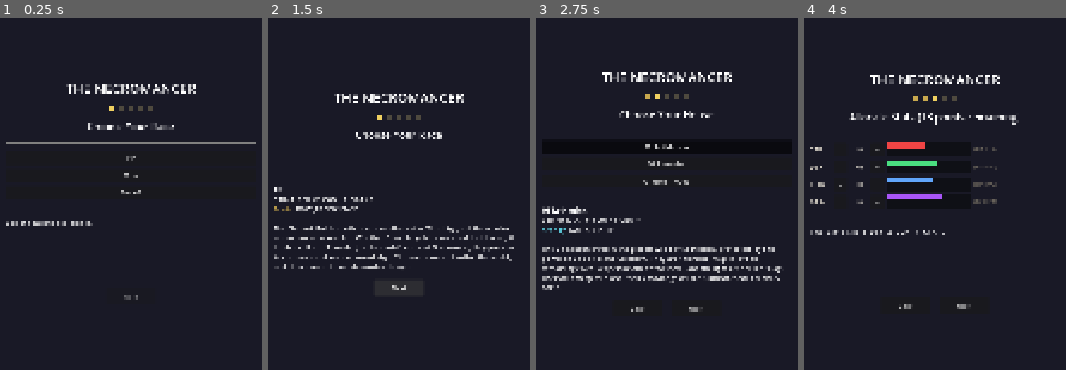
Above: before the commit, frames 1-4 (left to right).
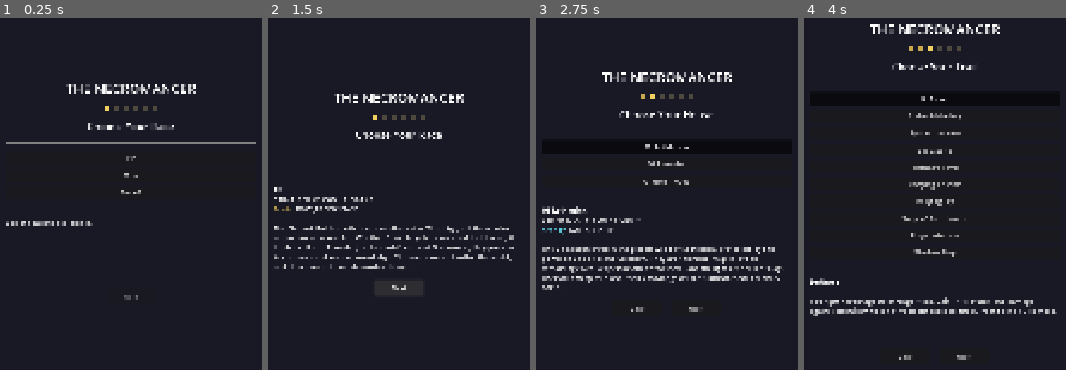
Above: after the commit, the same moments.

Repository: christopherkocurek/necromancer
Game: Godot game, scene res://scenes/main.tscn
Two runs of this game, one before a commit and one after it. Both use one fixed random seed, a clock stepped at 60 frames per second and the inputs below.
Inputs (mouse positions are in pixels of both pictures, inside the frame that each line leads up to):
- Up to frame 1 (0.25 s): no input
- Up to frame 2 (1.5 s): click "Elf" at 0.5 s; click "Next" at 1.25 s
- Up to frame 3 (2.75 s): click "Of Lothlorien" at 2 s
- Up to frame 4 (4 s): click "Next" at 2.75 s; click (935, 98) at 3.5 s, where only the run after the commit has a clickable "Defiance"

The runs differ from the first frame. In frame 1, 0.3% of the frame differs, in the area x 40-60%, y 25-27%; in frame 2, 0.3%; in frame 3, 0.3%; in frame 4, 8.2%, in the area x 2-97%, y 1-98%.

Commit message:
Phase 1: Hero Trait System - 10 traits with character creation
Add hero trait system with 10 selectable traits:
- Defiance: +1 attack/damage vs higher-depth enemies
- Ambush Mastery: extra damage die vs unaware enemies
- Light of the Eldar: +1 light radius, undead penalty in light
- Last Stand: +3 attack/damage/evasion below 25% HP
- Fortune's Favor: reroll one failed check per floor
- Undying Resolve: survive lethal damage once per run at 50% HP
- Rallying Cry: on kill, visible enemies lose morale
- Song of Banishment: start with Song of Banishment ability
- Forge Intuition: auto-identify items on pickup
- Shadow Step: teleport to unaware enemy once per floor

Implementation:
- data/trait.txt: 10 trait definitions (N/E/D format)
- DataManager: TraitData class, load_traits(), get_trait_by_name()
- character_creation.gd: New TRAIT stage between HOUSE and STATS
- player.gd: trait_name, trait_effect_id, per-floor resets,
  trait effect methods, Undying Resolve hooked into take_damage
- save_manager.gd: trait persistence in save files
- main.gd: _apply_trait() called during character creation

Co-Authored-By: Claude Opus 4.6 <noreply@anthropic.com>

Diff:
--- a/scripts/core/data_manager.gd
+++ b/scripts/core/data_manager.gd
@@ -9,6 +9,7 @@
 var abilities: Dictionary = {} # name -> AbilityData
 var races: Dictionary = {}     # name -> RaceData
 var houses: Dictionary = {}    # name -> HouseData
+var traits: Dictionary = {}    # name -> TraitData
 var terrain: Dictionary = {}   # char -> TerrainData
 var vaults: Array[VaultData] = []
 
@@ -27,6 +28,7 @@
 	load_abilities()
 	load_races()
 	load_houses()
+	load_traits()
 	load_vaults()
 	_validate_data()
 
@@ -588,6 +590,65 @@
 		houses[current_house.name] = current_house
 
 # ============================================================================
+# TRAIT PARSING
+# ============================================================================
+
+func load_traits() -> void:
+	var file := FileAccess.open(DATA_PATH + "trait.txt", FileAccess.READ)
+	if not file:
+		push_warning("No trait.txt found - traits disabled")
+		return
+
+	var current_trait: TraitData = null
+
+	while not file.eof_reached():
+		var line := file.get_line().strip_edges()
+		if line.is_empty() or line.begins_with("#") or line.begins_with("V:"):
+			continue
+
+		var parts := line.split(":")
+		if parts.size() < 2:
+			continue
+
+		var key := parts[0]
+		var value := ":".join(parts.slice(1))
+
+		match key:
+			"N":
+				if current_trait and current_trait.name != "":
+					traits[current_trait.name] = current_trait
+				current_trait = TraitData.new()
+				var n_parts := value.split(":")
+				if n_parts.size() >= 1:
+					current_trait.index = int(n_parts[0])
+				if n_parts.size() >= 2:
+					current_trait.name = n_parts[1]
+			"E":
+				if current_trait:
+					current_trait.effect_id = value.strip_edges()
+			"D":
+				if current_trait:
+					if current_trait.description.is_empty():
+						current_trait.description = value
+					else:
+						current_trait.description += " " + value
+
+	if current_trait and current_trait.name != "":
+		traits[current_trait.name] = current_trait
+
+func get_all_traits() -> Array:
+	return traits.values()
+
+func get_trait_by_name(trait_name: String) -> TraitData:
+	return traits.get(trait_name, null)
+
+func get_trait_by_index(index: int) -> TraitData:
+	for t in traits.values():
+		if t.index == index:
+			return t
+	return null
+
+# ============================================================================
 # TERRAIN PARSING
 # ============================================================================
 
@@ -769,8 +830,8 @@
 	print("Loaded %d monsters, %d items, %d artifacts, %d abilities" % [
 		monsters.size(), items.size(), artifacts.size(), abilities.size()
 	])
-	print("Loaded %d races, %d houses, %d vaults" % [
-		races.size(), houses.size(), vaults.size()
+	print("Loaded %d races, %d houses, %d traits, %d vaults" % [
+		races.size(), houses.size(), traits.size(), vaults.size()
 	])
 
 	# Spot-check critical content
@@ -1043,6 +1104,12 @@
 	var affinities: Array[String] = []
 	var description: String = ""
 
+class TraitData:
+	var index: int = 0
+	var name: String = ""
+	var effect_id: String = ""  # Code-facing identifier (e.g. "defiance")
+	var description: String = ""
+
 class TerrainData:
 	var index: int = 0
 	var name: String = ""
--- a/scripts/entities/player.gd
+++ b/scripts/entities/player.gd
@@ -9,6 +9,13 @@
 # Character creation
 @export var race_name: String = "Man"
 @export var house_name: String = ""
+@export var trait_name: String = ""
+var trait_effect_id: String = ""  # Code-facing ID from trait data (e.g. "defiance")
+
+# Trait state tracking
+var _trait_fortune_used: bool = false   # Fortune's Favor: once per floor
+var _trait_undying_used: bool = false    # Undying Resolve: once per run
+var _trait_shadow_step_used: bool = false # Shadow Step: once per floor
 
 # XP System (Sil-Q style - XP is currency for skills, no levels)
 const STARTING_XP: int = 5000
@@ -123,6 +130,7 @@
 	_init_ability_arrays()
 	_apply_racial_modifiers()
 	_setup_player_sprite()
+	EventBus.level_entered.connect(_on_level_entered)
 
 func _init_ability_arrays() -> void:
 	# Initialize ability tracking arrays (S_MAX x ABILITIES_MAX)
@@ -157,6 +165,9 @@
 	knocked_back = false
 	noise_this_turn = 0
 	was_attacked_this_turn = false
+
+func _on_level_entered(_depth: int) -> void:
+	reset_per_floor_traits()
 	attacked_this_turn = false
 	_vengeance_active = false
 	# Tick Fade bonus
@@ -209,6 +220,117 @@
 
 	# Recalculate derived stats
 	_recalculate_stats()
+
+# ============================================================================
+# HERO TRAIT SYSTEM
+# ============================================================================
+
+func _apply_trait() -> void:
+	if trait_name.is_empty():
+		return
+
+	var trait_data: DataManager.TraitData = DataManager.get_trait_by_name(trait_name)
+	if not trait_data:
+		return
+
+	trait_effect_id = trait_data.effect_id
+
+	# Trait-specific initialization
+	match trait_effect_id:
+		"song_of_banishment":
+			# Grant Song of Banishment ability regardless of Lore level
+			if innate_ability.size() > Constants.Skill.S_LOR:
+				if innate_ability[Constants.Skill.S_LOR].size() > Constants.LoreAbility.LOR_SONG_OF_BANISHMENT:
+					innate_ability[Constants.Skill.S_LOR][Constants.LoreAbility.LOR_SONG_OF_BANISHMENT] = true
+					active_ability[Constants.Skill.S_LOR][Constants.LoreAbility.LOR_SONG_OF_BANISHMENT] = true
+					have_ability[Constants.Skill.S_LOR][Constants.LoreAbility.LOR_SONG_OF_BANISHMENT] = true
+			GameManager.log_message("You know the Song of Banishment!", ThemeColors.ABILITY_LEARNED)
+
+	GameManager.log_message("Trait: %s" % trait_name, ThemeColors.PRIMARY)
+
+func reset_per_floor_traits() -> void:
+	## Called when entering a new floor to reset per-floor trait abilities.
+	_trait_fortune_used = false
+	_trait_shadow_step_used = false
+
+## Defiance: +1 attack/damage vs enemies whose native depth > current_depth + 3
+func get_defiance_bonus(monster: Entity) -> int:
+	if trait_effect_id != "defiance":
+		return 0
+	if not monster is Monster:
+		return 0
+	var m: Monster = monster
+	if not m.monster_data:
+		return 0
+	var current_depth: int = GameManager.current_depth if GameManager else 1
+	if m.monster_data.depth >= current_depth + 3:
+		return 1
+	return 0
+
+## Ambush Mastery: extra damage die vs unaware enemies
+func get_ambush_mastery_bonus(target: Entity) -> int:
+	if trait_effect_id != "ambush_mastery":
+		return 0
+	if not target is Monster:
+		return 0
+	var m: Monster = target
+	if m.is_sleeping or m.alertness < Constants.ALERTNESS_ALERT:
+		return 1  # +1 damage die
+	return 0
+
+## Light of the Eldar: +1 light radius (checked in FOV), undead -2 attack/evasion in light
+func has_light_of_eldar() -> bool:
+	return trait_effect_id == "light_of_eldar"
+
+## Last Stand: +3 attack/damage/evasion when below 25% HP
+func get_last_stand_bonus() -> int:
+	if trait_effect_id != "last_stand":
+		return 0
+	if current_health <= max_health / 4:
+		return 3
+	return 0
+
+## Fortune's Favor: reroll a failed check (returns true if reroll available)
+func try_fortune_favor() -> bool:
+	if trait_effect_id != "fortunes_favor":
+		return false
+	if _trait_fortune_used:
+		return false
+	_trait_fortune_used = true
+	GameManager.log_message("Fortune smiles upon you!", ThemeColors.PRIMARY)
+	return true
+
+## Undying Resolve: survive lethal damage once per run at 50% HP
+func try_undying_resolve() -> bool:
+	if trait_effect_id != "undying_resolve":
+		return false
+	if _trait_undying_used:
+		return false
+	_trait_undying_used = true
+	current_health = max_health / 2
+	GameManager.log_message("Your undying resolve keeps you standing!", ThemeColors.PRIMARY)
+	return true
+
+## Rallying Cry: on kill, visible enemies must save or lose 20 morale
+func trigger_rallying_cry() -> void:
+	if trait_effect_id != "rallying_cry":
+		return
+	if not GameManager.current_level:
+		return
+	var entities: Array[Entity] = GameManager.current_level.get_entities_in_radius(grid_position, Constants.MAX_SIGHT)
+	for entity in entities:
+		if not is_instance_valid(entity) or not entity is Monster or not entity.is_alive:
+			continue
+		var monster: Monster = entity
+		var monster_will: int = monster.monster_data.will if monster.monster_data else 5
+		var player_roll: int = randi_range(1, 20) + get_skill("will")
+		var monster_roll: int = randi_range(1, 20) + monster_will
+		if player_roll > monster_roll:
+			monster.current_morale -= 20
+
+## Forge Intuition: auto-identify items on pickup
+func has_forge_intuition() -> bool:
+	return trait_effect_id == "forge_intuition"
 
 func _recalculate_stats() -> void:
 	# Base stats (no levels in Sil-Q)
@@ -1276,6 +1398,13 @@
 	if has_ability(Constants.Skill.S_WIL, Constants.WillAbility.WIL_VENGEANCE):
 		_vengeance_active = true
 
+	# Undying Resolve trait: survive lethal damage once per run at 50% HP
+	if current_health > 0 and current_health - amount <= 0:
+		if try_undying_resolve():
+			EventBus.entity_damaged.emit(self, amount, damage_type, source)
+			_flash_damage()
+			return
+
 	# Defy Death: chance to survive lethal hit at 1 HP (Will*3% chance)
 	if has_ability(Constants.Skill.S_WIL, Constants.WillAbility.WIL_DEFY_DEATH):
 		if current_health > 0 and current_health - amount <= 0:
--- a/scripts/main.gd
+++ b/scripts/main.gd
@@ -232,6 +232,8 @@
 		player.entity_name = character_data.get("name", "Necromancer")
 		player.race_name = character_data.get("race", "Man")
 		player.house_name = character_data.get("house", "")
+		player.trait_name = character_data.get("trait", "")
+		player._apply_trait()
 
 		# Apply base stat allocation
 		var base_stats: Dictionary = character_data.get("base_stats", {})
--- a/scripts/systems/save_manager.gd
+++ b/scripts/systems/save_manager.gd
@@ -180,6 +180,9 @@
 		"entity_name": player.entity_name,
 		"race_name": player.race_name,
 		"house_name": player.house_name,
+		"trait_name": player.trait_name,
+		"trait_effect_id": player.trait_effect_id,
+		"trait_undying_used": player._trait_undying_used,
 		# Position
 		"grid_position": {"x": player.grid_position.x, "y": player.grid_position.y},
 		# Core stats
@@ -342,6 +345,9 @@
 	player.entity_name = data.get("entity_name", "Adventurer")
 	player.race_name = data.get("race_name", "Man")
 	player.house_name = data.get("house_name", "")
+	player.trait_name = data.get("trait_name", "")
+	player.trait_effect_id = data.get("trait_effect_id", "")
+	player._trait_undying_used = data.get("trait_undying_used", false)
 
 	# Position
 	var pos: Dictionary = data.get("grid_position", {"x": 0, "y": 0})
--- a/scripts/ui/character_creation.gd
+++ b/scripts/ui/character_creation.gd
@@ -1,18 +1,19 @@
 extends Control
 class_name CharacterCreation
-## Character creation flow: Race -> House -> Stats -> Name -> Start Game
+## Character creation flow: Race -> House -> Trait -> Stats -> Name -> Start Game
 ## Enhanced with stage transitions, progress indicator, stat bars, and name file loading.
 
 signal creation_complete(character_data: Dictionary)
 signal creation_cancelled
 
-enum Stage { RACE, HOUSE, STATS, NAME, CONFIRM }
+enum Stage { RACE, HOUSE, TRAIT, STATS, NAME, CONFIRM }
 
 var current_stage: Stage = Stage.RACE
 
 # Character build state
 var selected_race: String = ""
 var selected_house: String = ""
+var selected_trait: String = ""
 var base_stats: Dictionary = {"str": 0, "dex": 0, "con": 0, "gra": 0}
 var character_name: String = ""
 
@@ -135,6 +136,8 @@
 			_show_race_selection()
 		Stage.HOUSE:
 			_show_house_selection()
+		Stage.TRAIT:
+			_show_trait_selection()
 		Stage.STATS:
 			_show_stat_allocation()
 		Stage.NAME:
@@ -291,6 +294,51 @@
 	info_label.text = "[b]%s[/b]\n%s%s\n\n%s" % [
 		selected_house, stats_text, affinity_text, house.description
 	]
+
+# ============================================================================
+# TRAIT SELECTION
+# ============================================================================
+
+func _show_trait_selection() -> void:
+	stage_label.text = "Choose Your Trait"
+
+	var all_traits: Array = DataManager.get_all_traits()
+	if all_traits.is_empty():
+		info_label.text = "No traits available."
+		return
+
+	# Create a scrollable list of traits
+	for trait_data in all_traits:
+		var btn := Button.new()
+		btn.text = trait_data.name
+		btn.toggle_mode = true
+		btn.button_group = _get_or_create_button_group("trait")
+		btn.pressed.connect(_on_trait_selected.bind(trait_data.name))
+
+		if selected_trait == trait_data.name:
+			btn.button_pressed = true
+
+		content_container.add_child(btn)
+
+	_update_trait_info()
+
+func _on_trait_selected(trait_name: String) -> void:
+	selected_trait = trait_name
+	_update_trait_info()
+	_update_navigation()
+
+func _update_trait_info() -> void:
+	if selected_trait.is_empty():
+		info_label.text = "Select a trait to define your hero's identity."
+		return
+
+	var trait_data: DataManager.TraitData = DataManager.get_trait_by_name(selected_trait)
+	if not trait_data:
+		return
+
+	var gold := ThemeColors.PRIMARY.to_html(false)
+	info_label.bbcode_enabled = true
+	info_label.text = "[b]%s[/b]\n\n%s" % [trait_data.name, trait_data.description]
 
 # ============================================================================
 # STAT ALLOCATION
@@ -553,9 +601,10 @@
 
 	var display_name: String = character_name if not character_name.is_empty() else "(unnamed)"
 	var house_suffix: String = house.alternate_name if house and not house.alternate_name.is_empty() else selected_house
-
-	return "%s of %s\n%s %s\n\nSTR %+d  DEX %+d  CON %+d  GRA %+d\n\nStarting XP: %d" % [
-		display_name, house_suffix, selected_race, selected_house,
+	var trait_text: String = selected_trait if not selected_trait.is_empty() else "(none)"
+
+	return "%s of %s\n%s %s\nTrait: %s\n\nSTR %+d  DEX %+d  CON %+d  GRA %+d\n\nStarting XP: %d" % [
+		display_name, house_suffix, selected_race, selected_house, trait_text,
 		final_str, final_dex, final_con, final_gra, Player.STARTING_XP
 	]
 
@@ -596,6 +645,9 @@
 		Stage.HOUSE:
 			next_button.text = "Next"
 			next_button.disabled = selected_house.is_empty()
+		Stage.TRAIT:
+			next_button.text = "Next"
+			next_button.disabled = selected_trait.is_empty()
 		Stage.STATS:
 			next_button.text = "Next"
 			next_button.disabled = false
@@ -622,6 +674,7 @@
 	var character_data := {
 		"race": selected_race,
 		"house": selected_house,
+		"trait": selected_trait,
 		"base_stats": base_stats.duplicate(),
 		"name": character_name
 	}
Not shown, added: data/trait.txt
